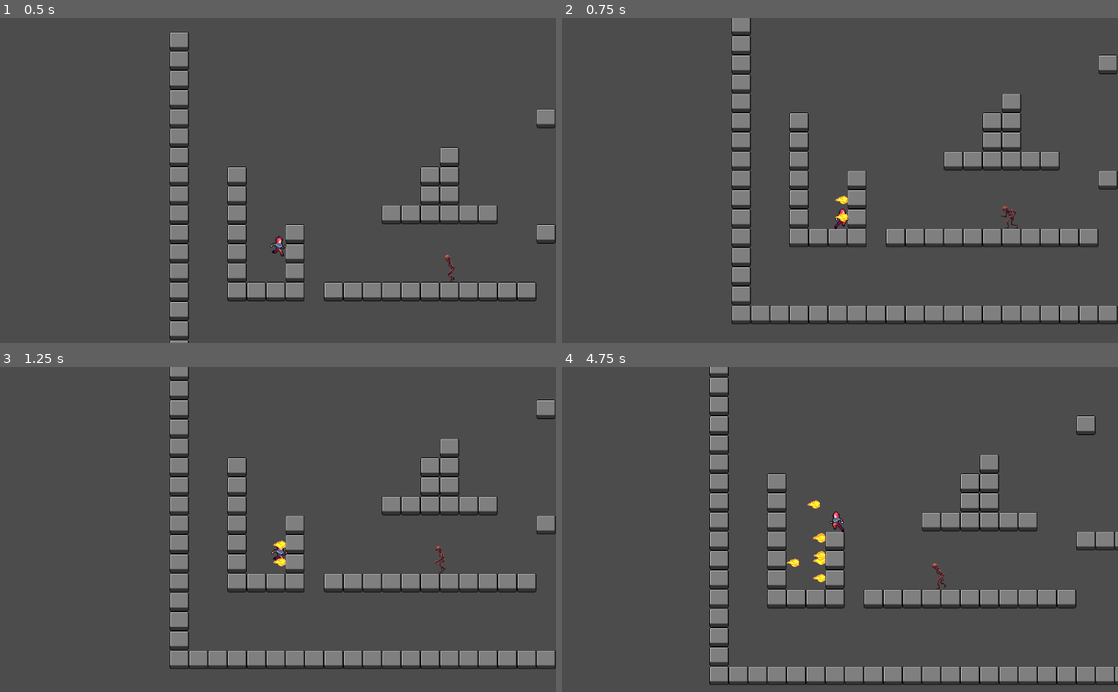
Above: before the commit, frames 1-4 (two rows, left to right).
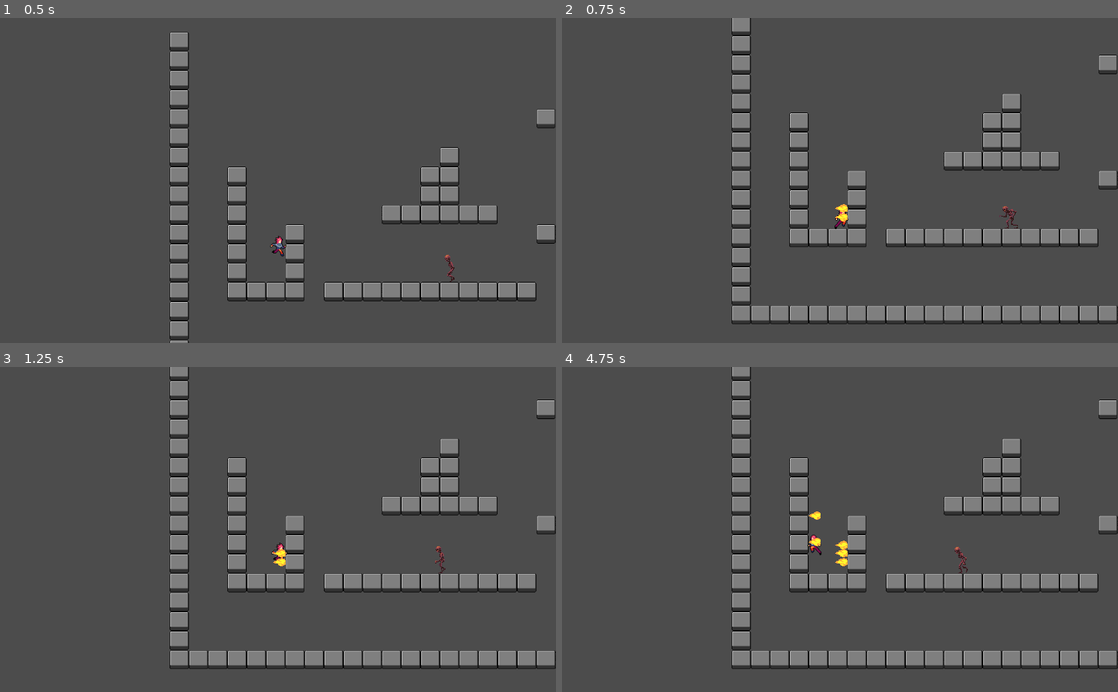
Above: after the commit, the same moments.

Repository: KateNol/StartProjektSemester1
Game: Godot game, scene res://src/levels/Map.tscn
The game is run twice, just before and just after one commit, with the same random seed, the same clock (stepped at 60 frames per second) and the same inputs.
Inputs:
- Up to frame 1 (0.5 s): no input
- Up to frame 2 (0.75 s): tap Enter (attack) at 0.5, 0.6 s; hold D (move_right) from 0.53 s (still down)
- Up to frame 3 (1.25 s): keep holding D (move_right); tap W (jump) at 0.77, 0.8, 1.07 s
- Up to frame 4 (4.75 s): tap W (jump) at 1.35, 1.52, 1.82, 2.3, 3.02, 3.32, 3.77, 3.8, 4.07, 4.35, 4.52 s; tap Enter (attack) at 1.55, 2.1, 3.05, 3.6, 4.55 s; release D (move_right) at 2.03 s; hold A (move_left) 2.03-2.78 s; hold D (move_right) 2.78-4.28 s; tap P (change_fps) at 2.85 s; hold A (move_left) from 4.28 s (still down)

Frame 1 is identical in both runs. In frame 2, less than 0.1% of the frame differs, in the area x 49-52%, y 54-60%; in frame 3, less than 0.1%; in frame 4, 25%, in the area x 26-100%, y 0-98%.

Commit message:
move code to functions

Diff:
--- a/src/actors/Player/Player.gd
+++ b/src/actors/Player/Player.gd
@@ -1,5 +1,12 @@
 extends KinematicBody2D
 const FireBall = preload("res://src/actors/Player/FireBall.tscn")
+
+
+""" SECTION VARIABLE DEFINITIONS """
+
+var hitpoints : int
+var is_alive : bool
+var is_stompable : bool = false
 
 var direction : Vector2
 var velocity : Vector2
@@ -28,6 +35,47 @@
 
 const stomp_velocity : int = -300
 
+
+""" SECTION OVERRIDE FUNCTIONS """
+
+func _ready():
+	velocity = Vector2()
+	last_look_direction = Vector2(1, 0)
+
+	hitpoints = 10
+	is_alive = true
+
+	print("ready")
+
+func _process(delta):
+	input_process(delta)
+	attack_process()
+
+	if direction.y != -1:
+		time_since_last_jump_input += delta
+	time_since_last_grounded += delta
+	time_since_last_air_jump += delta
+
+func _physics_process(delta):
+	jump_process()
+
+	# update horizontal velocity
+	# horizontal movement linear interpolation
+	# velocity.x = direction.x * move_speed
+	if direction.x != 0:
+		velocity.x = lerp(velocity.x, direction.x * move_speed, acceleration)
+	else:
+		velocity.x = lerp(velocity.x, 0, friction)
+
+	# update vertical velocity
+	velocity.y += gravity * delta
+
+
+	velocity = move_and_slide(velocity, Vector2.UP)
+
+
+""" SECTION CUSTOM FUNCTIONS """
+
 func input_process(delta):
 	direction = Vector2()
 	terminate_jump = false
@@ -47,40 +95,13 @@
 		direction.y = -1
 	if Input.is_action_just_released("jump"):
 		terminate_jump = true
-	#if Input.is_action_just_pressed("duck"):
-	#	last_look_direction.y = 1
 	if Input.is_action_just_pressed("attack"):
 		attack = true
 
 	if direction.length() == 0:
 		last_look_direction.y = 0
 
-func _ready():
-	velocity = Vector2()
-	last_look_direction = Vector2(1, 0)
-	print("ready")
-
-func _process(delta):
-	pass
-
-func _physics_process(delta):
-	input_process(delta)
-
-	# velocity.x = direction.x * move_speed
-	if direction.x != 0:
-		velocity.x = lerp(velocity.x, direction.x * move_speed, acceleration)
-	else:
-		velocity.x = lerp(velocity.x, 0, friction)
-
-	if direction.y != -1:
-		time_since_last_jump_input += delta
-
-	velocity.y += gravity * delta
-
-	time_since_last_grounded += delta
-	time_since_last_air_jump += delta
-
-
+func jump_process():
 	# jump, normal
 	if direction.y == -1 and is_on_floor():
 		print("normal")
@@ -114,6 +135,7 @@
 		if velocity.y < 0:
 			velocity.y = 0
 
+func attack_process():
 	if attack:
 		var b = FireBall.instance()
 		b.position = self.position
@@ -121,10 +143,11 @@
 		b.add_to_group("PlayerWeapon")
 		get_tree().current_scene.add_child(b)
 
-	velocity = move_and_slide(velocity, Vector2.UP)
-
 func die():
 	queue_free()
+
+
+""" SECTION SIGNAL FUNCTIONS """
 
 func _on_EnemyDetector_body_entered(body):
 	print(body.name, " entered player body")
